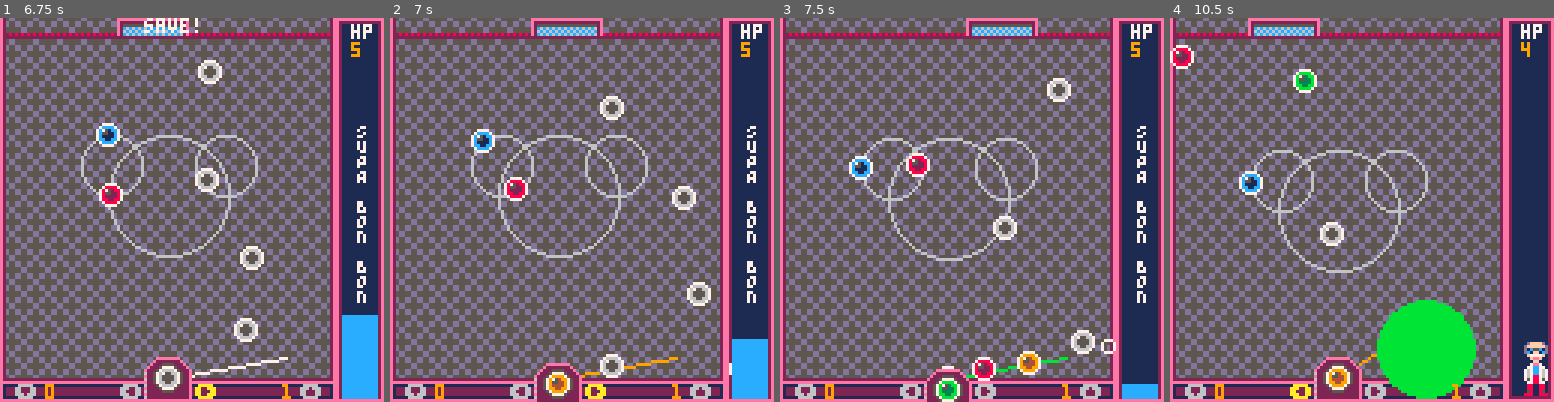
Above: before the commit, frames 1-4 (left to right).
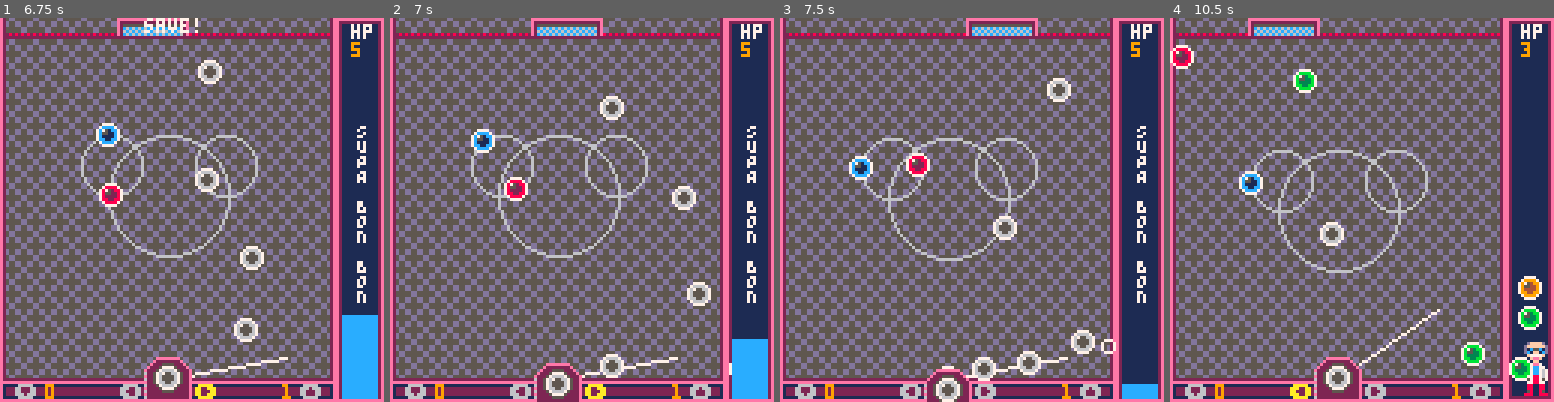
Above: after the commit, the same moments.

Repository: adamwoolridge/pico8
Game: PICO-8 cartridge bonbonshoot.p8
The game is run twice, just before and just after one commit, with the same random seed, the same clock (stepped at 60 frames per second) and the same inputs.
Inputs:
- Up to frame 1 (6.75 s): tap X (X key) at 0.33, 1.07, 1.85, 2.97, 4.08, 5.2, 6.32 s; tap O (Z key) at 0.7, 1.7, 2.1, 2.5, 2.9, 3.3, 3.7, 4.1, 4.5, 4.9, 5.3, 5.7, 6.1, 6.5 s; hold Right 1.6-2.1 s; hold Right 2.47-3.03 s; hold Left 3.08-3.58 s; hold Down 3.63-3.97 s; hold Right 4.02-4.68 s; hold Left 5.08-5.68 s; hold Down 5.73-6.03 s; hold Right 6.08-6.58 s; hold Right from 6.63 s (still down)
- Up to frame 2 (7 s): keep holding Right; tap O (Z key) at 6.9 s
- Up to frame 3 (7.5 s): release Right at 7.13 s; tap O (Z key) at 7.3 s; tap X (X key) at 7.43 s
- Up to frame 4 (10.5 s): hold Right 7.5-8.07 s; tap O (Z key) every 0.4 s from 7.7 to 10.1 s; hold Left 8.12-8.62 s; tap X (X key) at 8.55, 9.67 s; hold Down 8.67-9 s; hold Right 9.05-9.72 s; hold Left from 10.12 s (still down)

Frame 1 is identical in both runs. In frame 2, 0.3% of the frame differs, in the area x 41-75%, y 88-98%; in frame 3, 0.6%; in frame 4, 6.4%, in the area x 41-97%, y 6-100%.

Commit message:
[Bonbon] more

Diff:
--- a/bonbonshoot.p8
+++ b/bonbonshoot.p8
@@ -406,6 +407,10 @@
 	print ("O", 119, 85, c)
 	print ("N", 119, 90, c)
 	supabonbon.life -= 1
+
+	if (supabonbon.life == 0) then
+		reload_ballq(false)
+	end
 end
 
 
@@ -447,6 +452,10 @@
 	end
 
 	ballq = {}
+
+	if (supabonbon.life > 0) then
+		allwhite = true
+	end
 
 	local c = 5
 
